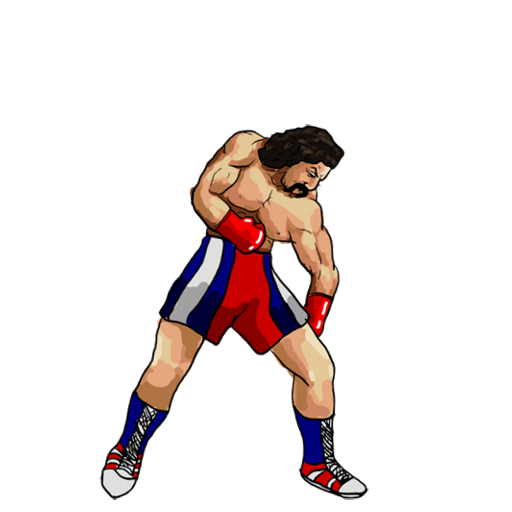
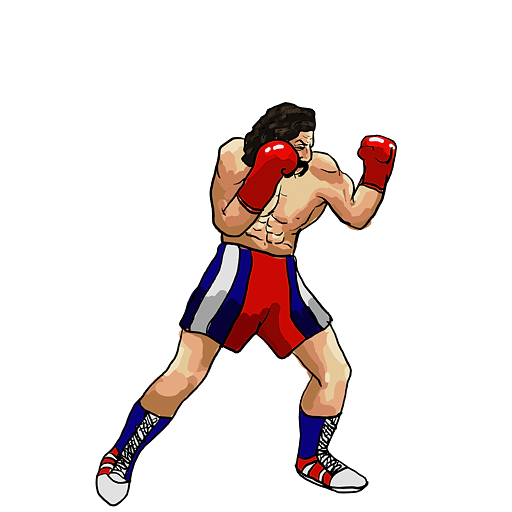
Layer changes from the first 512 × 512 image to the second:
hid "Groggy", painted on it over [95, 123, 397, 507]
showed "Stand", painted on it over [95, 102, 397, 507]
